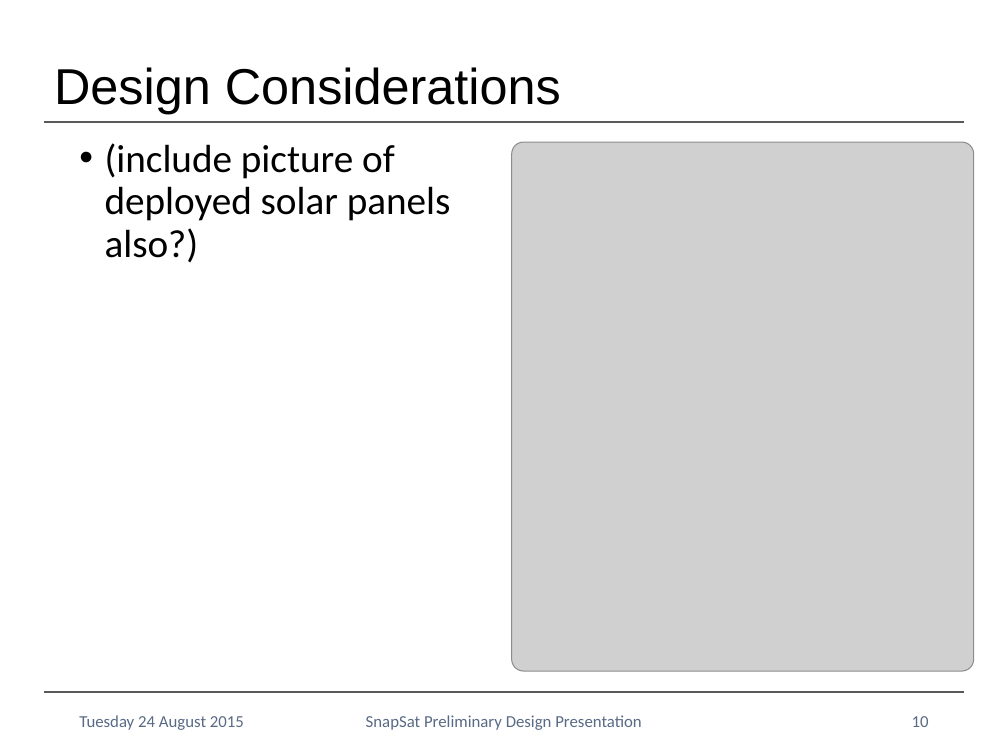
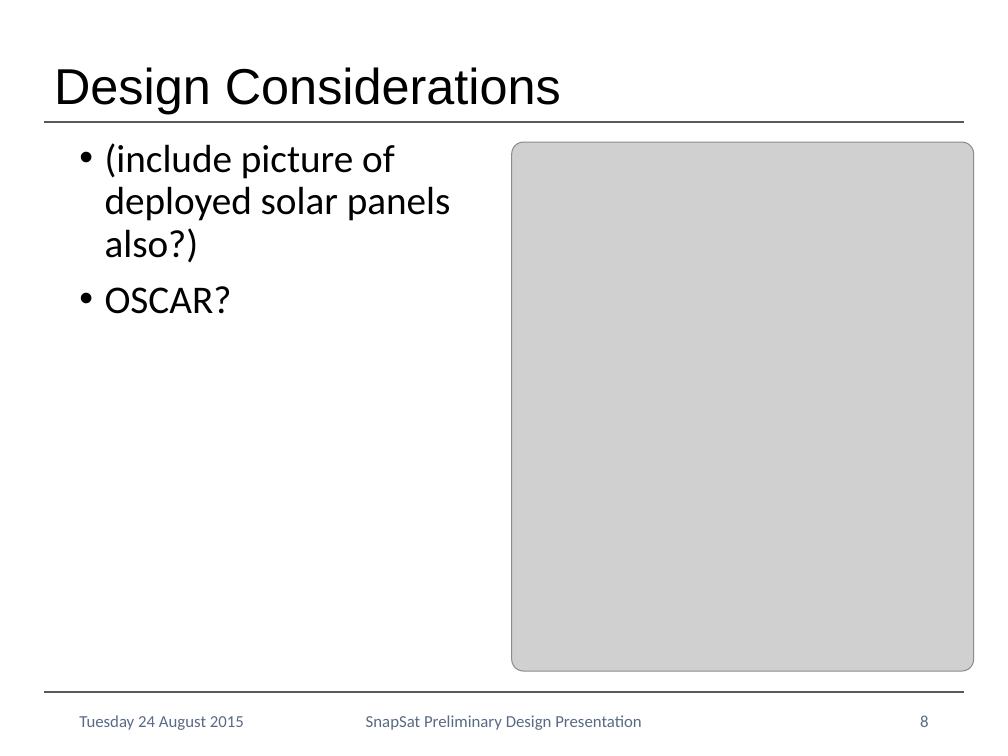
Before and after one commit to NikitaSardesai/AERO3760-Space-Engineering-2, a slide deck: slide 8 of Presentation/SnapSat PDR Presentation.pptx (slide 10 before the commit). Drawn at 1008x756 pixels with LibreOffice and Linux fonts; fonts in the diff are those of the drawing; grey boxes stand for pictures; background and template pictures are left out. Boxes give left, top, right and bottom in pixels: in the first picture for what was removed or moved away, otherwise in the second. Text is boxed around its words. In the diff, an @@ line names an element or a change of style, - is before the commit and + after.

```diff
--- a/Presentation/SnapSat PDR Presentation.pptx
+++ b/Presentation/SnapSat PDR Presentation.pptx
@@ text at (105,286,232,314): paragraph added @@
+• OSCAR?
@@ page number at (920,715,928,727): text changed @@
-10
+8
```
Also in this commit, not shown: 7 other slides changed, 2 slides added, 3 other files.
